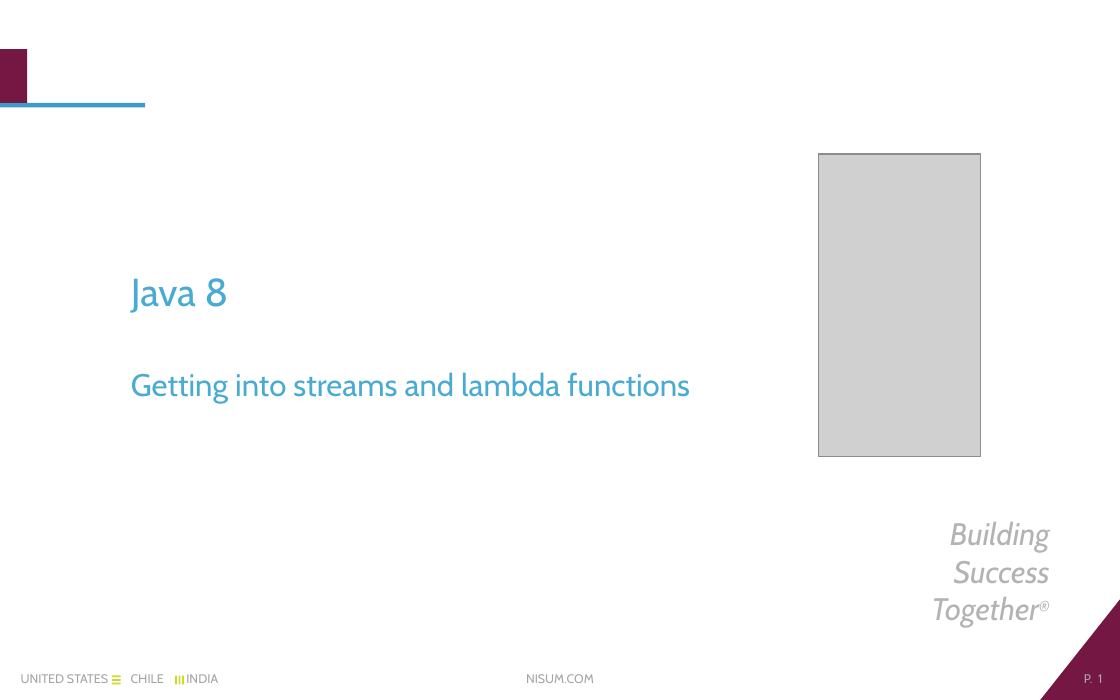
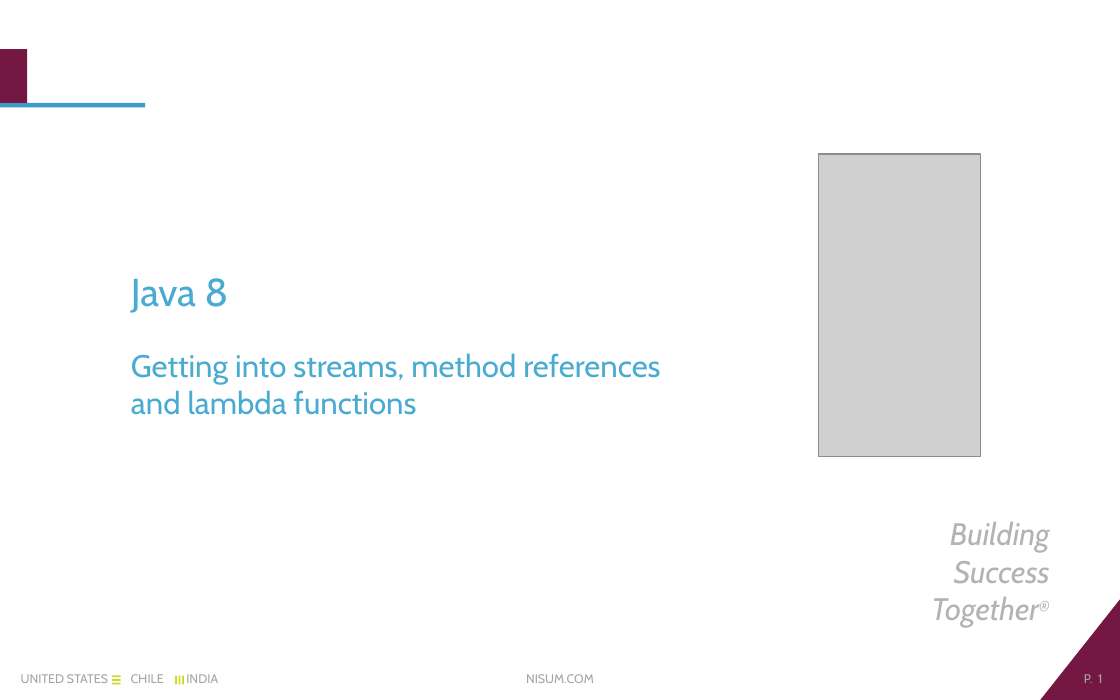
Before and after one commit to sebariquelme/SimpleJava8Examples, a slide deck: slide 1 of Nisum Java 8.pptx. Drawn at 1120x700 pixels with LibreOffice and Linux fonts; fonts in the diff are those of the drawing; grey boxes stand for pictures; background and template pictures are left out. Boxes give left, top, right and bottom in pixels: in the first picture for what was removed or moved away, otherwise in the second. Text is boxed around its words. In the diff, an @@ line names an element or a change of style, - is before the commit and + after.

```diff
--- a/Nisum Java 8.pptx
+++ b/Nisum Java 8.pptx
@@ subtitle at (131,353,660,415): text changed @@
-Getting into streams and lambda functions
+Getting into streams, method references
+and lambda functions
```
Also in this commit, not shown: 4 other slides changed, 2 slides added.
